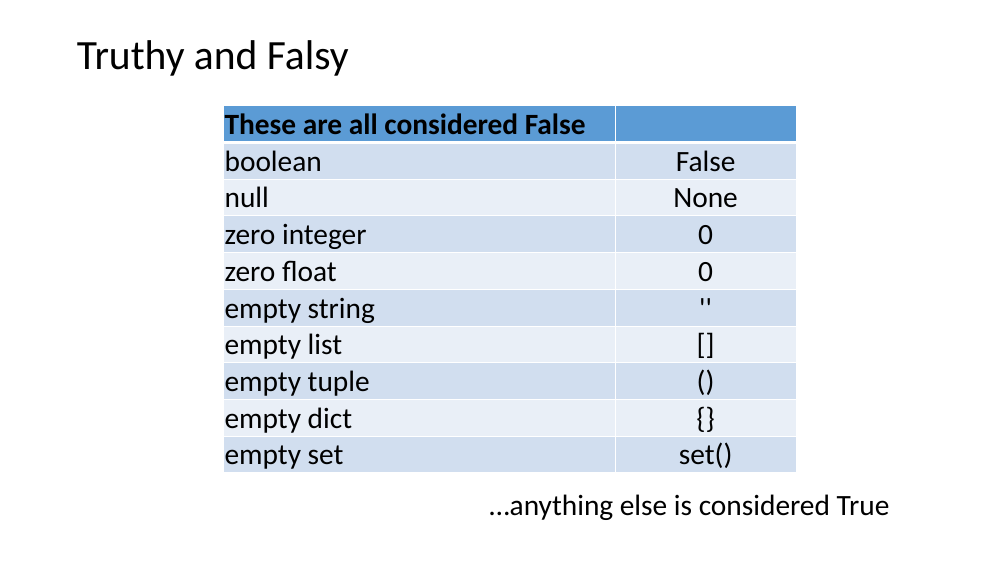
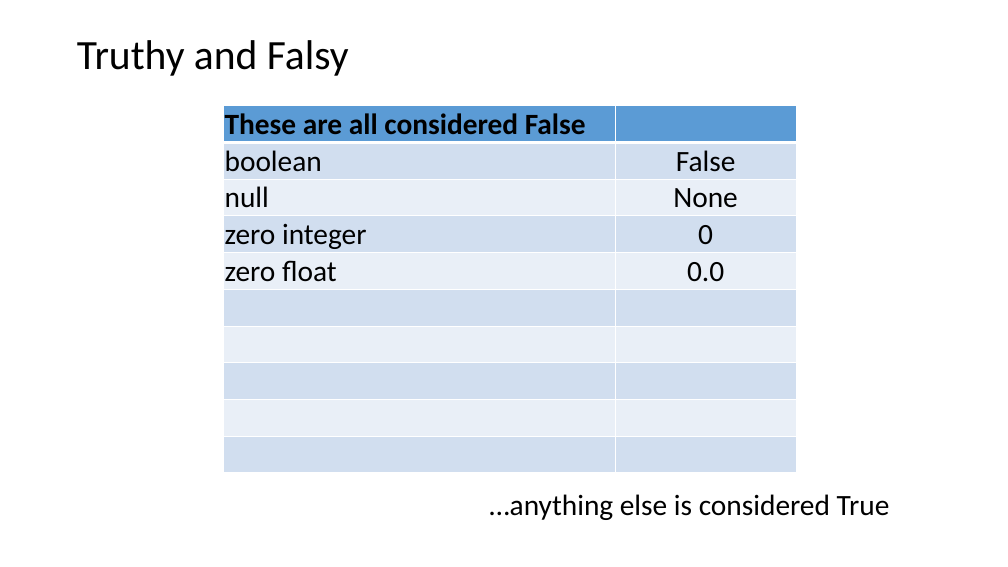
Before and after one commit to onionmccabbage/python_april2021, a slide deck: slide 18 of Python_Preso_April2021.pptx. Drawn at 1008x567 pixels with LibreOffice and Linux fonts; fonts in the diff are those of the drawing. Boxes give left, top, right and bottom in pixels: in the first picture for what was removed or moved away, otherwise in the second. Text is boxed around its words. In the diff, an @@ line names an element or a change of style, - is before the commit and + after.

```diff
--- a/Python_Preso_April2021.pptx
+++ b/Python_Preso_April2021.pptx
@@ table at [224, 106, 796, 470] @@
-row 5, column 2: 0
+row 5, column 2: 0.0
-row 6, column 1: empty string
+row 6, column 1: 
-row 6, column 2: ''
+row 6, column 2: 
-row 7, column 1: empty list
+row 7, column 1: 
-row 7, column 2: []
+row 7, column 2: 
-row 8, column 1: empty tuple
+row 8, column 1: 
-row 8, column 2: ()
+row 8, column 2: 
-row 9, column 1: empty dict
+row 9, column 1: 
-row 9, column 2: {}
+row 9, column 2: 
-row 10, column 1: empty set
+row 10, column 1: 
-row 10, column 2: set()
+row 10, column 2: 
```
Also in this commit, not shown: 11 other files.
